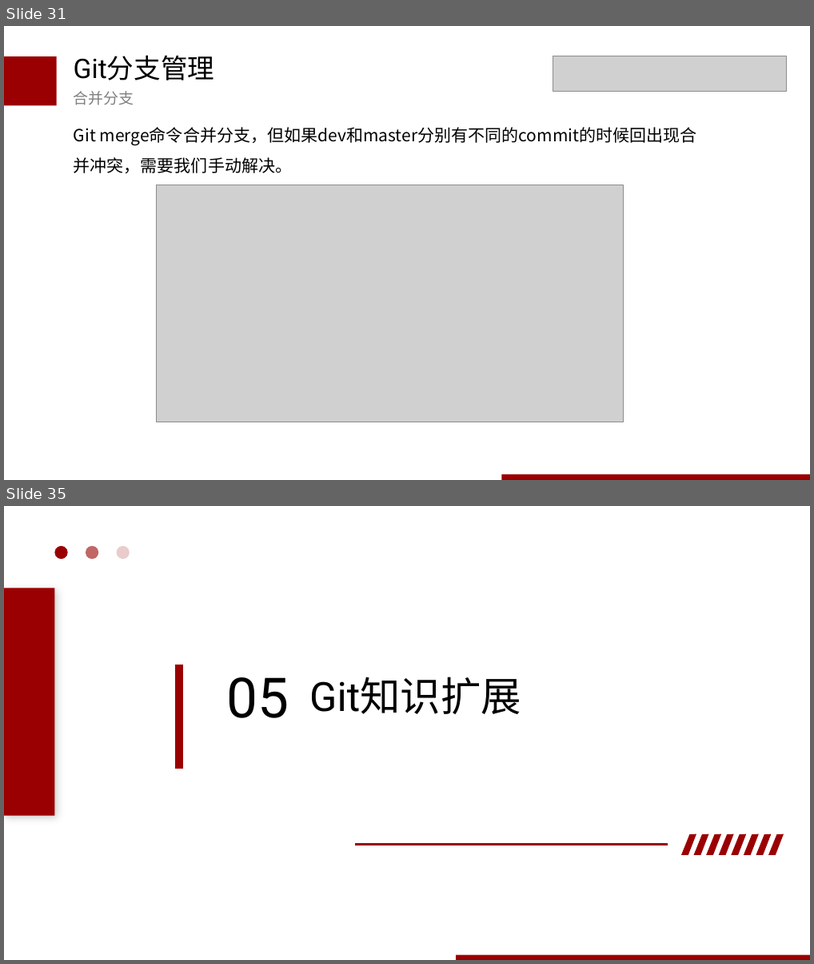
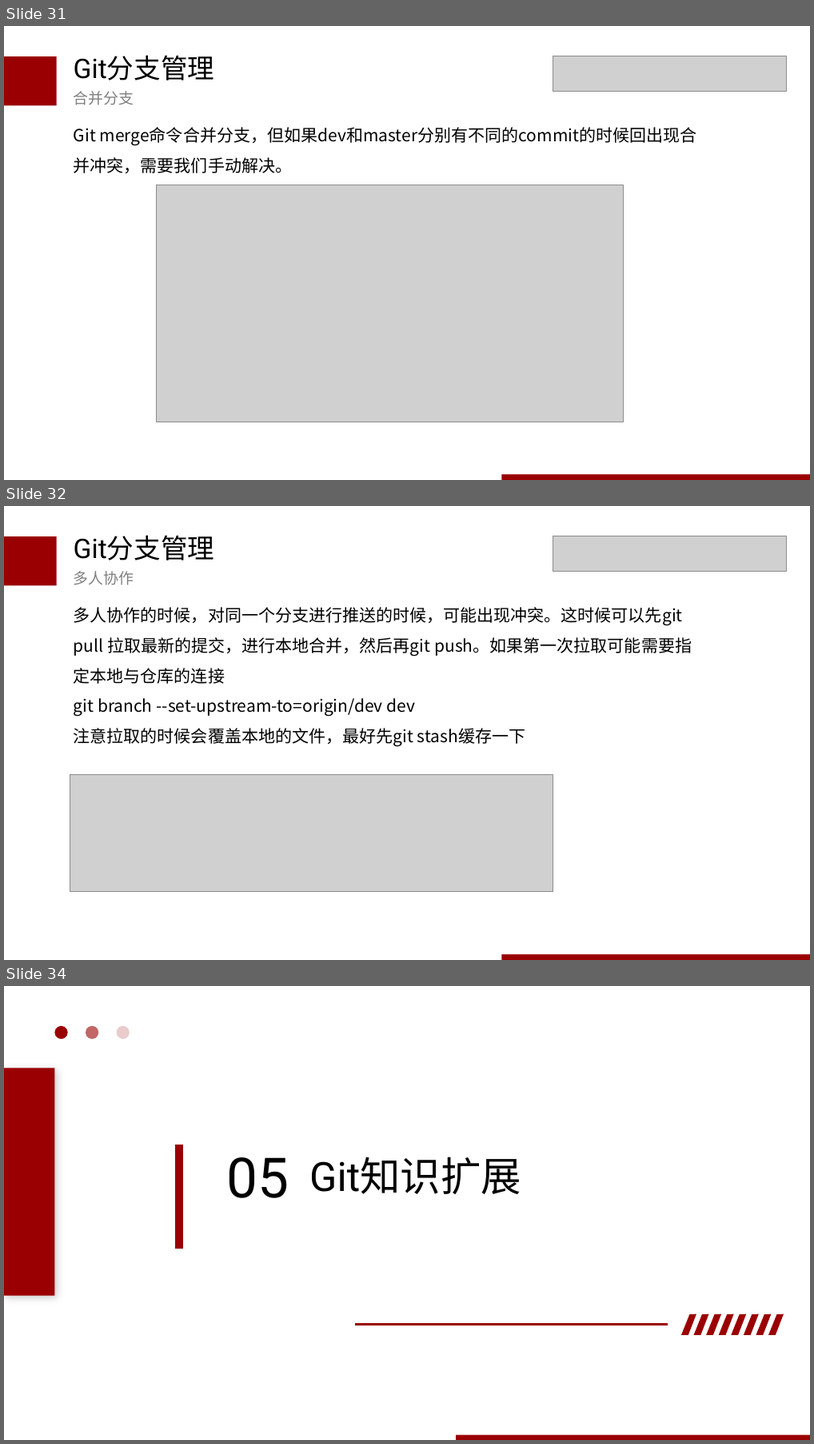
Before and after one commit to wudaoxi1100/blog, a slide deck: ppt/git介绍0325.pptx. Shown one above the other, each under a label of ours: slides 31 and 35 before the commit, slides 31, 32 and 34 after it; the slides between them are not shown. The pictures are 814x964 and 814x1444 pixels, drawn with LibreOffice and Linux fonts; fonts in the diff are those of the drawing; grey boxes stand for pictures. Boxes give left, top, right and bottom in pixels: in the first picture for what was removed or moved away, otherwise in the second. Text is boxed around its words. In the diff, an @@ line names an element or a change of style, - is before the commit and + after.

```diff
--- a/ppt/git介绍0325.pptx
+++ b/ppt/git介绍0325.pptx
@@ slide 32 added at [4,506,810,960], background #FFFFFF @@
@@ rectangle added at [4,537,57,586], fill #9A0001 @@
@@ text added at [74,535,215,560], 32 pt, text #000000 @@
+Git分支管理
@@ picture added at [554,536,787,572] @@
@@ text added at [74,571,134,585], 18 pt, text #808080 @@
+多人协作
@@ text added at [74,607,692,746], 20 pt, text #000000 @@
+多人协作的时候，对同一个分支进行推送的时候，可能出现冲突。这时候可以先git pull 拉取最新的提交，进行本地合并，然后再git push。如果第一次拉取可能需要指定本地与仓库的连接
+git branch --set-upstream-to=origin/dev dev
+注意拉取的时候会覆盖本地的文件，最好先git stash缓存一下
@@ picture added at [70,775,554,892] @@
@@ rectangle added at [502,954,810,960], fill #9A0001 @@
@@ what was slide 35 is now slide 34 @@
```
Also in this commit, not shown: 3 slides changed, 3 other slides added, 3 slides removed.
